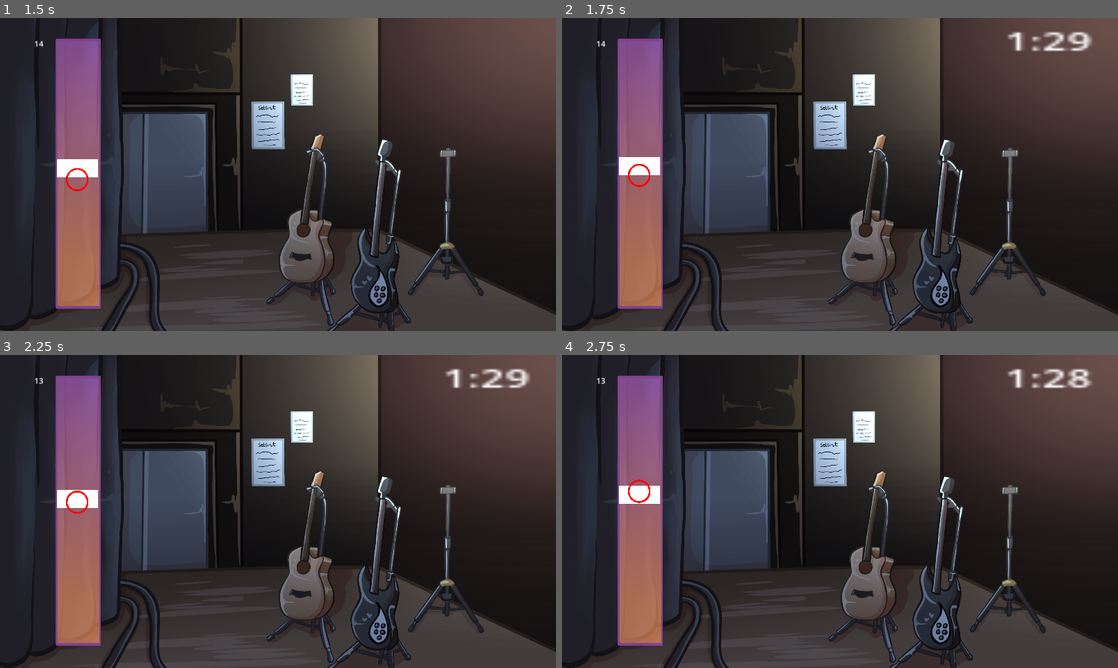
Above: before the commit, frames 1-4 (two rows, left to right).
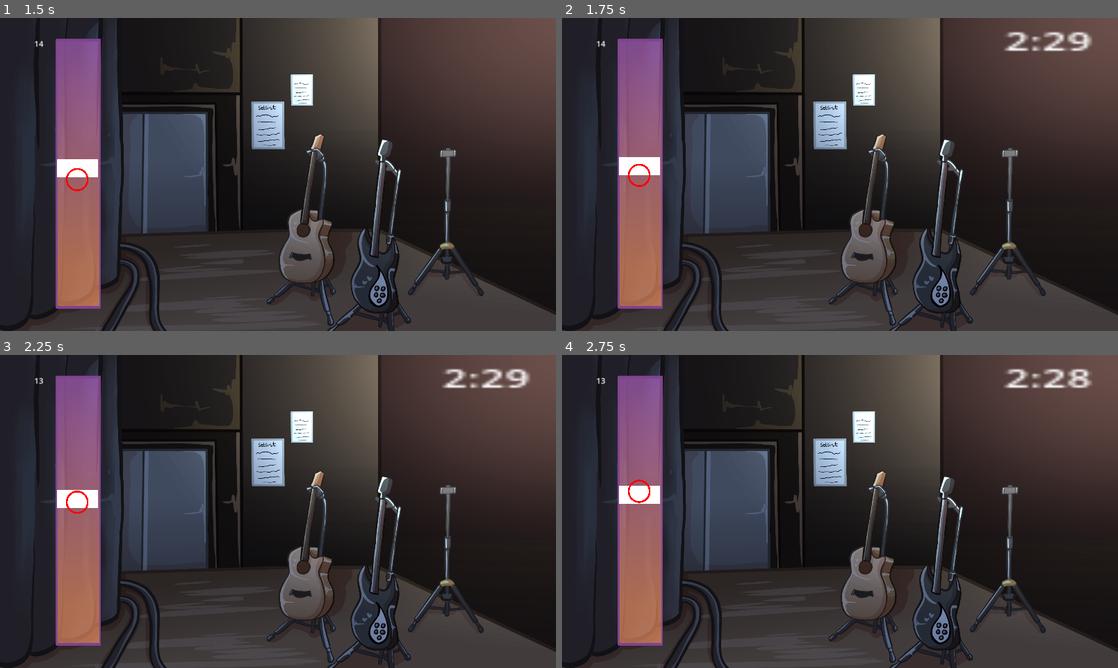
Above: after the commit, the same moments.

Repository: authenticBloodshed/RecklessRoadie
Game: Godot game, scene res://TitleScreen.tscn
Same seed, same stepped clock (60 frames per second), same inputs: the game is played once before the commit and once after it.
Inputs (mouse positions are in pixels of both pictures, inside the frame that each line leads up to):
- Up to frame 1 (1.5 s): click "Start" at 0.5 s; move the mouse to (400, 158) at 1.27 s
- Up to frame 2 (1.75 s): click (962, 158) at 1.52 s
- Up to frame 3 (2.25 s): move the mouse to (166, 527) at 2.02 s
- Up to frame 4 (2.75 s): click (728, 527) at 2.27 s

Frame 1 is identical in both runs. In frame 2, 0.2% of the frame differs, in the area x 79-84%, y 4-11%; in frame 3, 0.2%; in frame 4, 0.2%.

Commit message:
adjusted timer, added more bars

Diff:
--- a/Introduction To Godot/Minigame.tscn
+++ b/Introduction To Godot/Minigame.tscn
@@ -86,7 +86,7 @@
 position = Vector2(1, 101)
 shape = SubResource("CircleShape2D_tedlw")
 
-[node name="Timer" type="Timer" parent="Player" node_paths=PackedStringArray("player", "bar", "target", "timer", "collision", "player2", "bar2", "target2", "timer2", "collision2")]
+[node name="Timer" type="Timer" parent="Player" node_paths=PackedStringArray("player", "bar", "target", "timer", "collision", "area2D", "player2", "bar2", "target2", "timer2", "collision2", "area2D2")]
 wait_time = 15.0
 one_shot = true
 script = ExtResource("7_5jj6a")
@@ -94,12 +94,14 @@
 bar = NodePath("../../Bar")
 target = NodePath("../../Target")
 timer = NodePath("Label")
-collision = NodePath("../Area2D")
+collision = NodePath("../Area2D/CollisionShape2D")
+area2D = NodePath("../Area2D")
 player2 = NodePath("../../Player2")
 bar2 = NodePath("../../Bar2")
 target2 = NodePath("../../Target2")
 timer2 = NodePath("../../Player2/Timer/Label")
-collision2 = NodePath("../../Player2/Area2D")
+collision2 = NodePath("../../Player2/Area2D/CollisionShape2D")
+area2D2 = NodePath("../../Player2/Area2D")
 
 [node name="Label" type="Label" parent="Player/Timer"]
 offset_left = 79.0
@@ -159,12 +161,14 @@
 texture = ExtResource("2_o50nc")
 
 [node name="Area2D" type="Area2D" parent="Player2" groups=["player"]]
+process_mode = 4
 
 [node name="CollisionShape2D" type="CollisionShape2D" parent="Player2/Area2D"]
+process_mode = 4
 position = Vector2(1, 101)
 shape = SubResource("CircleShape2D_tedlw")
 
-[node name="Timer" type="Timer" parent="Player2" node_paths=PackedStringArray("player", "bar", "target", "timer", "collision", "player2", "bar2", "target2", "timer2", "collision2")]
+[node name="Timer" type="Timer" parent="Player2" node_paths=PackedStringArray("player", "bar", "target", "timer", "collision", "area2D", "player2", "bar2", "target2", "timer2", "collision2", "area2D2")]
 wait_time = 15.0
 one_shot = true
 script = ExtResource("7_5jj6a")
@@ -172,12 +176,14 @@
 bar = NodePath("../../Bar2")
 target = NodePath("../../Target2")
 timer = NodePath("Label")
-collision = NodePath("../Area2D")
+collision = NodePath("../Area2D/CollisionShape2D")
+area2D = NodePath("../Area2D")
 player2 = NodePath("../../Player3")
 bar2 = NodePath("../../Bar3")
 target2 = NodePath("../../Target3")
 timer2 = NodePath("../../Player3/Timer/Label")
-collision2 = NodePath("../../Player3/Area2D")
+collision2 = NodePath("../../Player3/Area2D/CollisionShape2D")
+area2D2 = NodePath("../../Player3/Area2D")
 
 [node name="Label" type="Label" parent="Player2/Timer"]
 visible = false
@@ -230,7 +236,7 @@
 visible = false
 position = Vector2(441, 222)
 script = ExtResource("2_l1et3")
-winTimer = NodePath("../Player2/Timer")
+winTimer = NodePath("Timer")
 
 [node name="Sprite2D" type="Sprite2D" parent="Player3"]
 position = Vector2(1, 101)
@@ -238,12 +244,97 @@
 texture = ExtResource("2_o50nc")
 
 [node name="Area2D" type="Area2D" parent="Player3" groups=["player"]]
+process_mode = 4
 
 [node name="CollisionShape2D" type="CollisionShape2D" parent="Player3/Area2D"]
+process_mode = 4
 position = Vector2(1, 101)
 shape = SubResource("CircleShape2D_tedlw")
 
-[node name="Timer" type="Timer" parent="Player3" node_paths=PackedStringArray("player", "bar", "target", "timer", "collision")]
+[node name="Timer" type="Timer" parent="Player3" node_paths=PackedStringArray("player", "bar", "target", "timer", "collision", "area2D", "player2", "bar2", "target2", "timer2", "collision2", "area2D2")]
+wait_time = 15.0
+one_shot = true
+script = ExtResource("7_5jj6a")
+player = NodePath("..")
+bar = NodePath("../../Bar3")
+target = NodePath("../../Target3")
+timer = NodePath("Label")
+collision = NodePath("../Area2D/CollisionShape2D")
+area2D = NodePath("../Area2D")
+player2 = NodePath("../../Player4")
+bar2 = NodePath("../../Bar4")
+target2 = NodePath("../../Target4")
+timer2 = NodePath("../../Player4/Timer/Label")
+collision2 = NodePath("../../Player4/Area2D/CollisionShape2D")
+area2D2 = NodePath("../../Player4/Area2D")
+
+[node name="Label" type="Label" parent="Player3/Timer"]
+visible = false
+offset_left = 350.0
+offset_top = 39.0
+offset_right = 390.0
+offset_bottom = 62.0
+metadata/_edit_use_anchors_ = true
+
+[node name="Bar4" type="Sprite2D" parent="."]
+visible = false
+position = Vector2(581, 327)
+scale = Vector2(0.355957, 0.624677)
+texture = ExtResource("8_jl3x0")
+
+[node name="LightOccluder2D2" type="LightOccluder2D" parent="Bar4"]
+position = Vector2(2.80933, 4.80243)
+scale = Vector2(0.89897, 5.37878)
+occluder = SubResource("OccluderPolygon2D_elyw1")
+
+[node name="Top" type="Area2D" parent="Bar4" groups=["boundary"]]
+
+[node name="TopCollision" type="CollisionShape2D" parent="Bar4/Top"]
+position = Vector2(2.80933, -440.228)
+shape = SubResource("RectangleShape2D_skqbh")
+
+[node name="Bottom" type="Area2D" parent="Bar4" groups=["boundary"]]
+
+[node name="BottomCollision" type="CollisionShape2D" parent="Bar4/Bottom"]
+position = Vector2(2.80933, 440.227)
+shape = SubResource("RectangleShape2D_skqbh")
+
+[node name="Target4" type="Sprite2D" parent="." groups=["tagret"]]
+visible = false
+position = Vector2(582, 324)
+scale = Vector2(0.422343, 0.189364)
+texture = ExtResource("4_baiss")
+script = ExtResource("5_l3ho7")
+
+[node name="StaticBody2D" type="StaticBody2D" parent="Target4" groups=["tagret"]]
+
+[node name="Area2D" type="Area2D" parent="Target4" groups=["tagret"]]
+
+[node name="CollisionShape2D" type="CollisionShape2D" parent="Target4/Area2D"]
+position = Vector2(3.05176e-05, 0)
+scale = Vector2(1.00423, 1.02802)
+shape = SubResource("RectangleShape2D_m5cec")
+
+[node name="Player4" type="CharacterBody2D" parent="." node_paths=PackedStringArray("winTimer")]
+visible = false
+position = Vector2(581, 222)
+script = ExtResource("2_l1et3")
+winTimer = NodePath("Timer")
+
+[node name="Sprite2D" type="Sprite2D" parent="Player4"]
+position = Vector2(1, 101)
+scale = Vector2(0.024625, 0.025125)
+texture = ExtResource("2_o50nc")
+
+[node name="Area2D" type="Area2D" parent="Player4" groups=["player"]]
+process_mode = 4
+
+[node name="CollisionShape2D" type="CollisionShape2D" parent="Player4/Area2D"]
+process_mode = 4
+position = Vector2(1, 101)
+shape = SubResource("CircleShape2D_tedlw")
+
+[node name="Timer" type="Timer" parent="Player4" node_paths=PackedStringArray("player", "bar", "target", "timer", "collision")]
 wait_time = 15.0
 one_shot = true
 script = ExtResource("7_5jj6a")
@@ -253,11 +344,11 @@
 timer = NodePath("../../Player/Timer/Label")
 collision = NodePath("../../Player2/Area2D/CollisionShape2D")
 
-[node name="Label" type="Label" parent="Player3/Timer"]
-visible = false
-offset_left = 350.0
+[node name="Label" type="Label" parent="Player4/Timer"]
+visible = false
+offset_left = 488.0
 offset_top = 39.0
-offset_right = 390.0
+offset_right = 528.0
 offset_bottom = 62.0
 metadata/_edit_use_anchors_ = true
 
@@ -292,4 +383,7 @@
 [connection signal="area_entered" from="Player3/Area2D" to="Player3" method="_on_area_2d_area_entered"]
 [connection signal="area_exited" from="Player3/Area2D" to="Player3" method="_on_area_2d_area_exited"]
 [connection signal="timeout" from="Player3/Timer" to="Player3/Timer" method="_on_timeout"]
+[connection signal="area_entered" from="Player4/Area2D" to="Player4" method="_on_area_2d_area_entered"]
+[connection signal="area_exited" from="Player4/Area2D" to="Player4" method="_on_area_2d_area_exited"]
+[connection signal="timeout" from="Player4/Timer" to="Player4/Timer" method="_on_timeout"]
 [connection signal="timeout" from="Timer" to="Timer" method="_on_timeout"]
--- a/Introduction To Godot/TimerGame.gd
+++ b/Introduction To Godot/TimerGame.gd
@@ -3,7 +3,7 @@
 var seconds = 0
 var minutes = 0
 var Dseconds = 30
-var Dminutes = 1
+var Dminutes = 2
 
 func _ready():
 	Reset_Timer()
--- a/Introduction To Godot/WinTimer.gd
+++ b/Introduction To Godot/WinTimer.gd
@@ -5,12 +5,14 @@
 @export var bar:Sprite2D
 @export var target:Sprite2D
 @export var timer:Label
-@export var collision:Area2D
+@export var collision:CollisionShape2D
+@export var area2D:Area2D
 @export var player2:CharacterBody2D
 @export var bar2:Sprite2D
 @export var target2:Sprite2D
 @export var timer2:Label
-@export var collision2:Area2D
+@export var collision2:CollisionShape2D
+@export var area2D2:Area2D
 
 func _ready():
 	start()
@@ -37,6 +39,7 @@
 	timer.process_mode = Node.PROCESS_MODE_DISABLED
 	timer.visible = false
 	collision.process_mode = Node.PROCESS_MODE_DISABLED
+	area2D.process_mode = Node.PROCESS_MODE_DISABLED
 	player2.process_mode = Node.PROCESS_MODE_INHERIT
 	player2.visible = true
 	bar2.process_mode = Node.PROCESS_MODE_INHERIT
@@ -46,3 +49,4 @@
 	timer2.process_mode = Node.PROCESS_MODE_INHERIT
 	timer2.visible = true
 	collision2.process_mode = Node.PROCESS_MODE_INHERIT
+	area2D2.process_mode = Node.PROCESS_MODE_INHERIT
